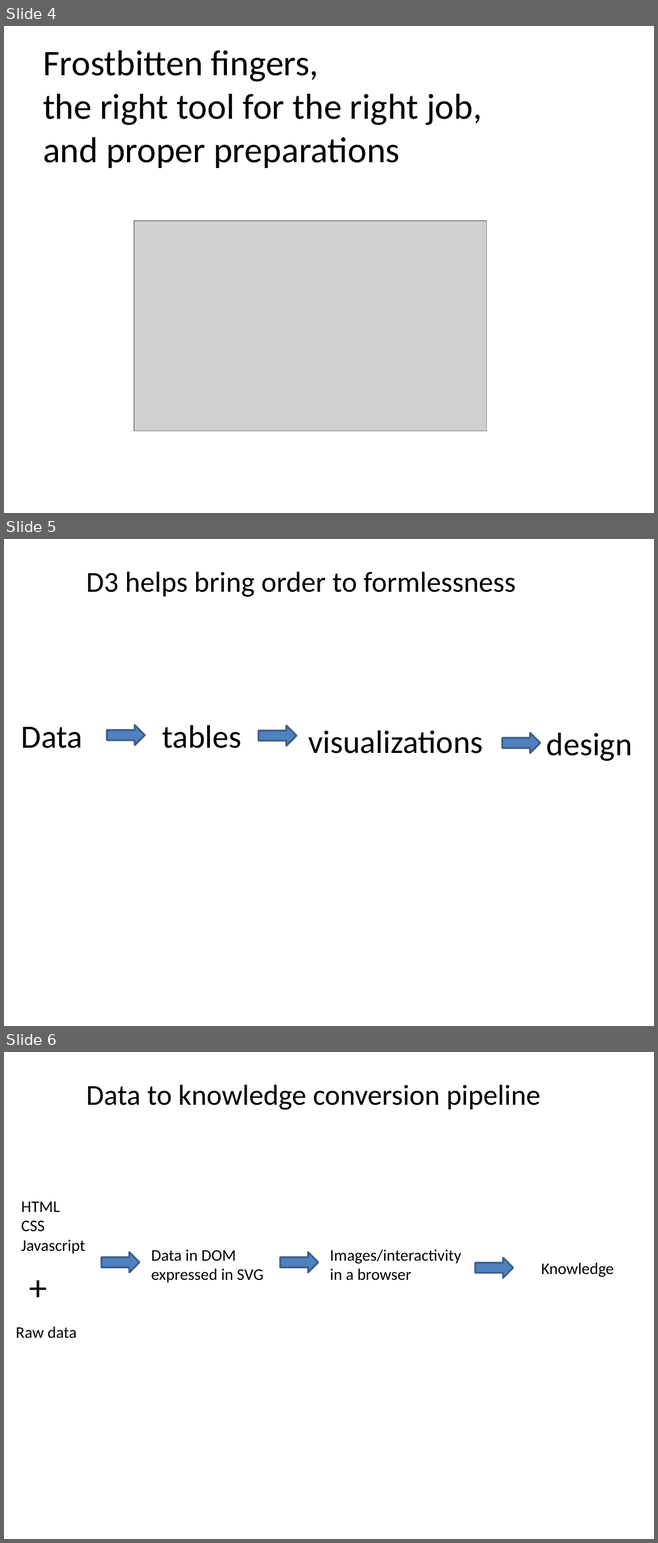
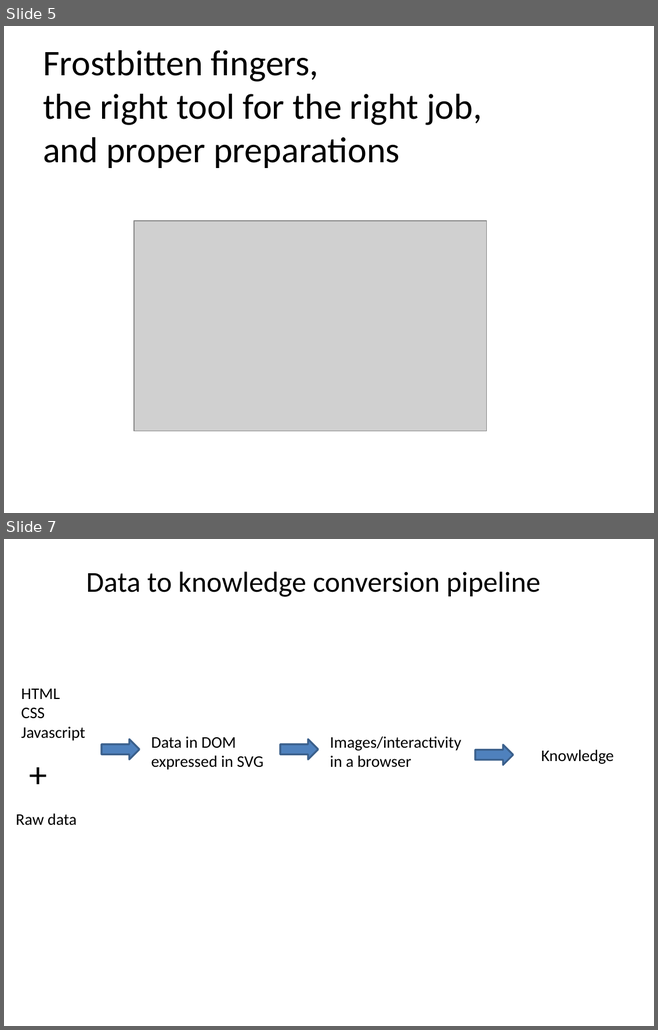
Before and after one commit to benralexander/intro-to-D3, a slide deck: D3_slides.pptx. Shown one above the other, each under a label of ours: slides 4, 5 and 6 before the commit, slides 5 and 7 after it; the slides between them are not shown. The pictures are 658x1543 and 658x1030 pixels, drawn with LibreOffice and Linux fonts; fonts in the diff are those of the drawing; grey boxes stand for pictures. Boxes give left, top, right and bottom in pixels: in the first picture for what was removed or moved away, otherwise in the second. Text is boxed around its words. In the diff, an @@ line names an element or a change of style, - is before the commit and + after.

```diff
--- a/D3_slides.pptx
+++ b/D3_slides.pptx
@@ slide 5 removed at box(4, 539, 654, 1026), background #FFFFFF @@
@@ text removed at box(86, 571, 515, 597) @@
-D3 helps bring order to formlessness
@@ text removed at box(21, 727, 83, 748) @@
-Data
@@ right arrow removed at box(107, 725, 144, 745) @@
@@ text removed at box(162, 725, 241, 748) @@
-tables
@@ right arrow removed at box(259, 725, 296, 745) @@
@@ text removed at box(308, 730, 482, 754) @@
-visualizations
@@ right arrow removed at box(502, 733, 540, 754) @@
@@ text removed at box(546, 733, 632, 761) @@
-design
@@ what was slide 4 is now slide 5 @@
@@ what was slide 6 is now slide 7 @@
```
Also in this commit, not shown: 6 slides changed, 5 slides added, 2 other slides removed, 3 other files.
